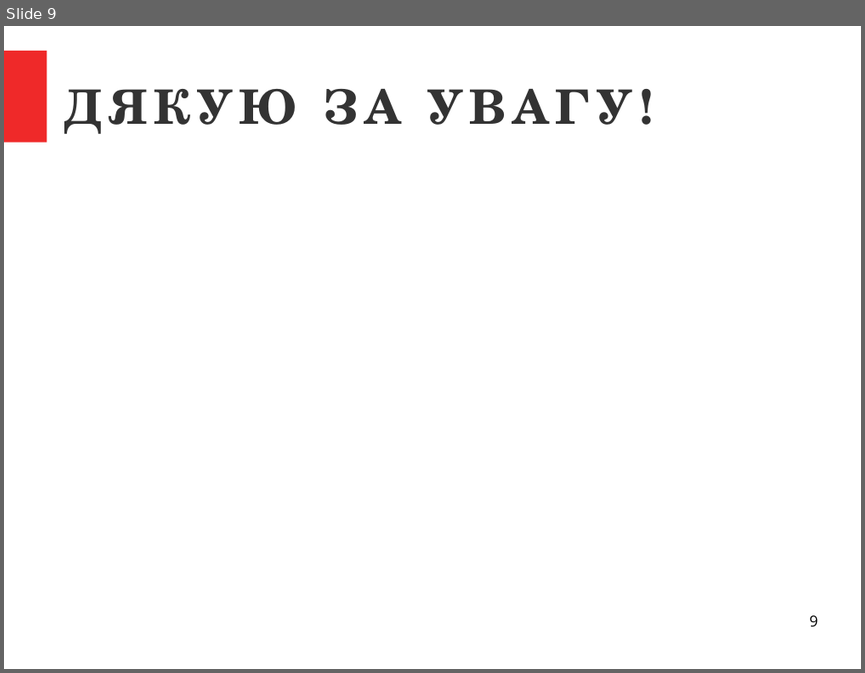
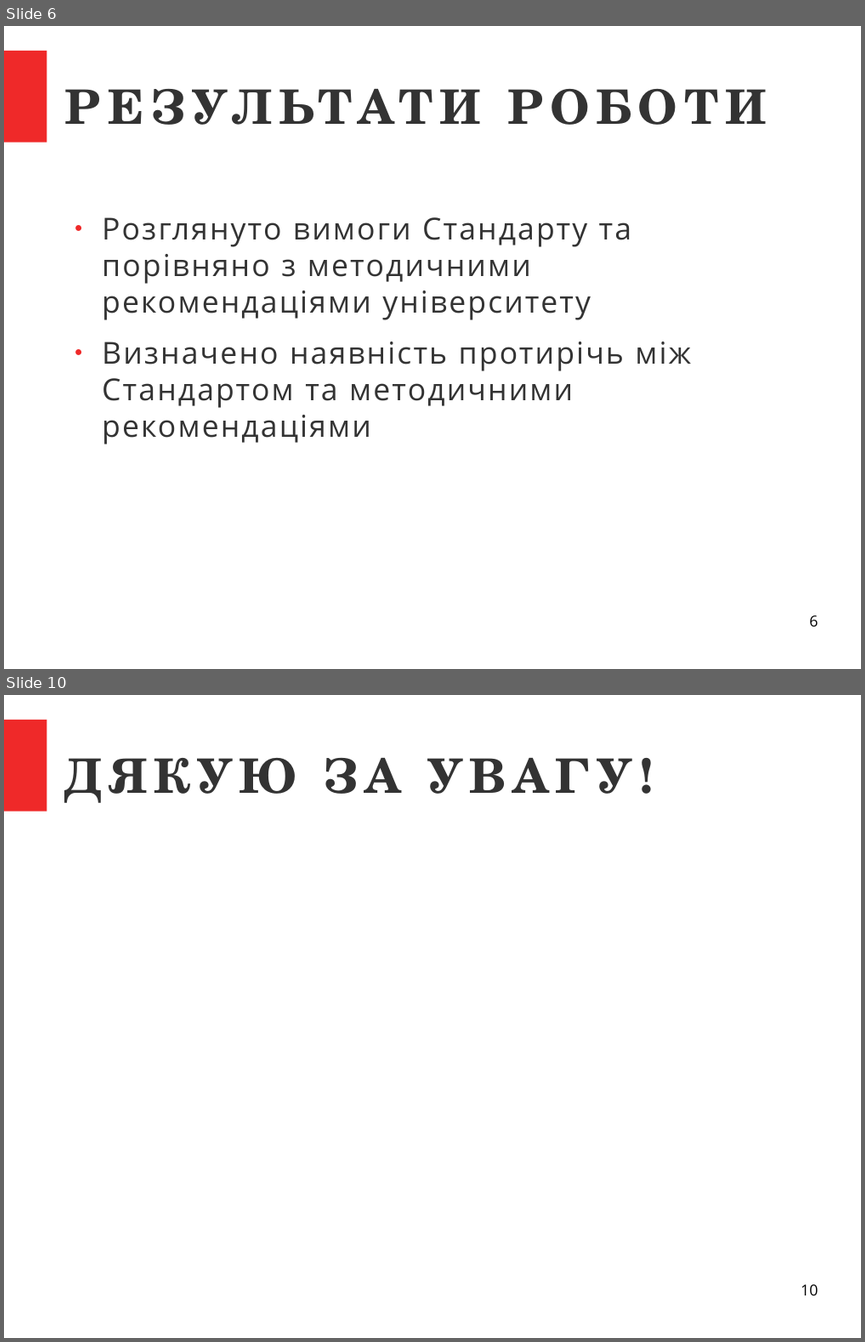
Before and after one commit to sen-den/latex-template, a slide deck: LaTeX - final work present.odp. Shown one above the other, each under a label of ours: slide 9 before the commit, slides 6 and 10 after it; the slides between them are not shown. The pictures are 865x673 and 865x1342 pixels, drawn with LibreOffice and Linux fonts; fonts in the diff are those of the drawing. Boxes give left, top, right and bottom in pixels: in the first picture for what was removed or moved away, otherwise in the second. Text is boxed around its words. In the diff, an @@ line names an element or a change of style, - is before the commit and + after.

```diff
--- a/LaTeX - final work present.odp
+++ b/LaTeX - final work present.odp
@@ slide 6 added at [4,26,861,669], background #FFFFFF; not listed: 1 template element that a slide beside it also shows @@
@@ title added at [65,52,818,159], 44 pt, text #333333, bold @@
+РЕЗУЛЬТАТИ РОБОТИ
@@ text added at [102,217,691,444], 28 pt, text #333333 @@
+● Розглянуто вимоги Стандарту та порівняно з методичними рекомендаціями університету
+● Визначено наявність протирічь між Стандартом та методичними рекомендаціями
@@ page number added at [809,615,817,626], 14 pt, text #000000 @@
+6
@@ what was slide 9 is now slide 10 @@
@@ page number at [800,1284,817,1295]: text changed @@
-9
+10
```
Also in this commit, not shown: 5 slides changed, 3 other slides added, 3 slides removed, 1 other file.
